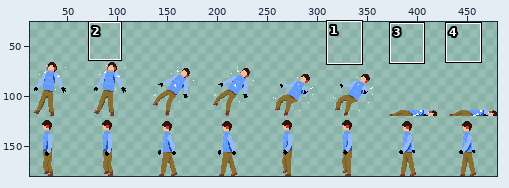
Two versions of one sprite sheet, FinalProject/snowwar/enemy_image.png. The first picture is a wide view before the edit; the outline marks the close-up.
Close-up. As it was:
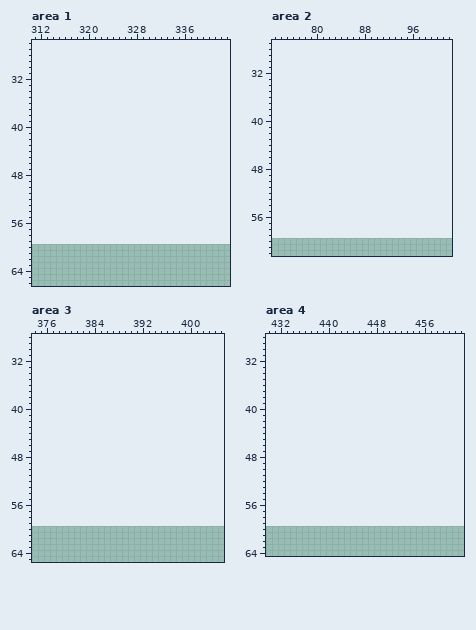
The file is 480x120 pixels. Shown: area 1: x 311..343, y 26..66; area 2: x 73..102, y 27..62; area 3: x 374..405, y 28..65; area 4: x 430..462, y 28..64. The old version is drawn lined up with the new one, on the new canvas. The wide view leaves out empty margins. The commit also changed other parts of the picture, which this record leaves out.
And afterwards:
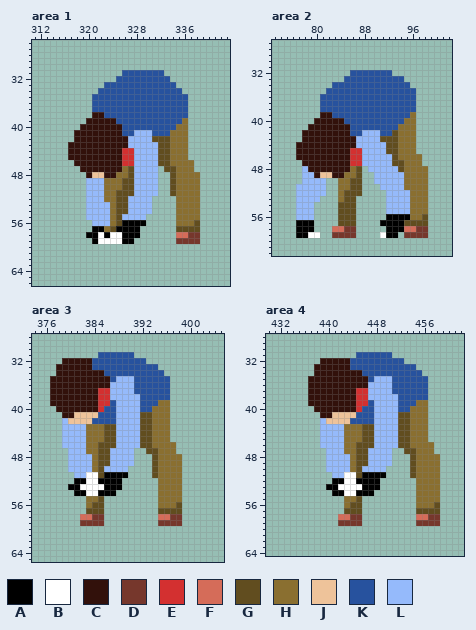
Palette (. is transparent): A #000000  B #ffffff  C #32110b  D #76372c  E #d33030  F #d56c59  G #614d1f  H #8a6f30  J #eec39a  K #27529e  L #95bafb
The edit:
canvas 480x120 -> 480x180, the old top-left corner now at 0,60
Area 1:
y 31: x 326..332 ....... -> KKKKKKK
y 32: x 325..333 ......... -> KKKKKKKKK
y 33: x 323..334 ............ -> KKKKKKKKKKKK
y 34: x 322..335 .............. -> KKKKKKKKKKKKKK
y 35..37: x 321..336 ................ -> KKKKKKKKKKKKKKKK
y 38: x 321..336 ................ -> CCKKKKKKKKKKKKKK
y 39: x 320..336 ................. -> CCCCCKKKKKKKKKKKH
y 40: x 319..336 .................. -> CCCCCCCKKKKKKKKKHH
y 41: x 318..336 ................... -> CCCCCCCCKKLLLKKKHHH
y 42: x 318..336 ................... -> CCCCCCCCCLLLLGGGHHH
y 43: x 317..336 .................... -> CCCCCCCCCCLLLLLGGHHH
y 44..45: x 317..336 .................... -> CCCCCCCCCEELLLLGGHHH
y 46: x 318..337 .................... -> CCCCCCCCEELLLLGGHHHH
y 47: x 319..331 ............. -> CCCCCCCHGLLLL; x 333..337 ..... -> GGHHH
y 48: x 320..331 ............ -> CJJCCHHGLLLL; x 334..338 ..... -> GHHHH
y 49..50: x 320..331 ............ -> LLLHHHGGLLLL; x 334..338 ..... -> GHHHH
y 51: x 320..331 ............ -> LLLHHGGGLLLL; x 334..338 ..... -> GHHHH
y 52: x 320..330 ........... -> LLLHHGGLLLL; x 335..338 .... -> HHHH
y 53..54: x 320..330 ........... -> LLLLHGGLLLL; x 335..338 .... -> HHHH
y 55: x 320..329 .......... -> LLLLHGLLLL; x 335..338 .... -> HHHH
y 56: x 321..329 ......... -> LLLHGAAAA; x 335..338 .... -> HHHG
y 57: x 321..328 ........ -> AAHGAAAA; x 335..338 .... -> GGGG
y 58: x 320..328 ......... -> AABABBAAA; x 335..338 .... -> FFDD
y 59: x 321..327 ....... -> ABBBBAA; x 335..338 .... -> DDDD
Area 2:
y 32: x 86..92 ....... -> KKKKKKK
y 33: x 85..94 .......... -> KKKKKKKKKK
y 34: x 83..95 ............. -> KKKKKKKKKKKKK
y 35: x 82..96 ............... -> KKKKKKKKKKKKKKK
y 36..38: x 81..96 ................ -> KKKKKKKKKKKKKKKK
y 39: x 81..96 ................ -> CCKKKKKKKKKKKKKH
y 40: x 80..96 ................. -> CCCCCKKKKKKKKKKHH
y 41: x 79..96 .................. -> CCCCCCCKKKKKKKKHHH
y 42: x 78..96 ................... -> CCCCCCCCKKLLLKKGHHH
y 43: x 78..96 ................... -> CCCCCCCCCLLLLGGGHHH
y 44: x 77..96 .................... -> CCCCCCCCCCLLLLLGGHHH
y 45: x 77..96 .................... -> CCCCCCCCCEELLLLGGHHH
y 46: x 77..97 ..................... -> CCCCCCCCCEELLLLLGHHHH
y 47: x 78..97 .................... -> CCCCCCCCEELLLLLGGHHH
y 48: x 78..87 .......... -> LCCCCCCCHG; x 89..98 .......... -> LLLLLGHHHH
y 49: x 78..87 .......... -> LLCJJCCHHG; x 90..98 ......... -> LLLLLHHHH
y 50: x 78..81 .... -> LLLL; x 84..87 .... -> HHGG; x 90..98 ......... -> LLLLLHHHH
y 51: x 77..81 ..... -> LLLLL; x 84..87 .... -> HHGG; x 91..98 ........ -> LLLLHHHH
y 52: x 77..81 ..... -> LLLLL; x 84..87 .... -> HGGG; x 92..98 ....... -> LLLLHHH
y 53: x 77..80 .... -> LLLL; x 84..86 ... -> HGG; x 92..98 ....... -> LLLLHHH
y 54..55: x 77..79 ... -> LLL; x 84..86 ... -> GGG; x 92..98 ....... -> LLLLHHH
y 56: x 77..79 ... -> LLL; x 84..86 ... -> GGG; x 92..98 ....... -> AAAAHHG
y 57: x 77..79 ... -> AAA; x 84..86 ... -> GGG; x 91..98 ........ -> AAAAGGGG
y 58: x 77..79 ... -> AAA; x 83..86 .... -> FFDD; x 92..98 ....... -> AAAFFDD
y 59: x 77..80 .... -> AABB; x 83..86 .... -> DDDD; x 91..93 ... -> BAA; x 95..98 .... -> DDDD
Area 3:
y 31: x 385..390 ...... -> KKKKKK
y 32: x 379..392 .............. -> CCCCCKKKKKKKKK
y 33: x 378..394 ................. -> CCCCCCKKKKKKKKKKK
y 34: x 378..395 .................. -> CCCCCCCCKKKKKKKKKK
y 35: x 377..396 .................... -> CCCCCCCCCCKLLLKKKKKK
y 36: x 377..396 .................... -> CCCCCCCCCCLLLLKKKKKK
y 37: x 377..396 .................... -> CCCCCCCCEELLLLKKKKKK
y 38: x 377..396 .................... -> CCCCCCCCEELLLLLKKKKK
y 39: x 377..396 .................... -> CCCCCCCCEEKLLLLKKKHH
y 40: x 378..396 ................... -> CCCCCCCEKKLLLLKKHHH
y 41: x 379..396 .................. -> CCJJJJKKKLLLLGGHHH
y 42: x 379..396 .................. -> LJJJJKKKKLLLLGGHHH
y 43..45: x 379..396 .................. -> LLLLHHHGGLLLLGGHHH
y 46: x 379..397 ................... -> LLLLHHGGGLLLLGGHHHH
y 47: x 380..390 ........... -> LLLHHGGLLLL; x 393..397 ..... -> GGHHH
y 48..49: x 380..390 ........... -> LLLLHGGLLLL; x 394..398 ..... -> GHHHH
y 50: x 380..389 .......... -> LLLLHGLLLL; x 394..398 ..... -> GHHHH
y 51: x 381..389 ......... -> LLBBGAAAA; x 394..398 ..... -> GHHHH
y 52: x 381..388 ........ -> AABBAAAA; x 395..398 .... -> HHHH
y 53: x 380..388 ......... -> AABBBBAAA; x 395..398 .... -> HHHH
y 54: x 381..387 ....... -> AABBAAA; x 395..398 .... -> HHHH
y 55: x 383..385 ... -> HHG; x 395..398 .... -> HHHH
y 56: x 383..385 ... -> HGG; x 395..398 .... -> HHHG
y 57: x 383..385 ... -> GGG; x 395..398 .... -> GGGG
y 58: x 382..385 .... -> FFDD; x 395..398 .... -> FFDD
y 59: x 382..385 .... -> DDDD; x 395..398 .... -> DDDD
Area 4:
y 31: x 445..450 ...... -> KKKKKK
y 32: x 439..452 .............. -> CCCCCKKKKKKKKK
y 33: x 438..454 ................. -> CCCCCCKKKKKKKKKKK
y 34: x 438..455 .................. -> CCCCCCCCKKKKKKKKKK
y 35: x 437..456 .................... -> CCCCCCCCCCKLLLKKKKKK
y 36: x 437..456 .................... -> CCCCCCCCCCLLLLKKKKKK
y 37: x 437..456 .................... -> CCCCCCCCEELLLLKKKKKK
y 38: x 437..456 .................... -> CCCCCCCCEELLLLLKKKKK
y 39: x 437..456 .................... -> CCCCCCCCEEKLLLLKKKHH
y 40: x 438..456 ................... -> CCCCCCCEKKLLLLKKHHH
y 41: x 439..456 .................. -> CCJJJJKKKLLLLGGHHH
y 42: x 439..456 .................. -> LJJJJKKKKLLLLGGHHH
y 43..45: x 439..456 .................. -> LLLLHHHGGLLLLGGHHH
y 46: x 439..457 ................... -> LLLLHHGGGLLLLGGHHHH
y 47: x 440..450 ........... -> LLLHHGGLLLL; x 453..457 ..... -> GGHHH
y 48..49: x 440..450 ........... -> LLLLHGGLLLL; x 454..458 ..... -> GHHHH
y 50: x 440..449 .......... -> LLLLHGLLLL; x 454..458 ..... -> GHHHH
y 51: x 441..449 ......... -> LLBBGAAAA; x 454..458 ..... -> GHHHH
y 52: x 441..448 ........ -> AABBAAAA; x 455..458 .... -> HHHH
y 53: x 440..448 ......... -> AABBBBAAA; x 455..458 .... -> HHHH
y 54: x 441..447 ....... -> AABBAAA; x 455..458 .... -> HHHH
y 55: x 443..445 ... -> HHG; x 455..458 .... -> HHHH
y 56: x 443..445 ... -> HGG; x 455..458 .... -> HHHG
y 57: x 443..445 ... -> GGG; x 455..458 .... -> GGGG
y 58: x 442..445 .... -> FFDD; x 455..458 .... -> FFDD
y 59: x 442..445 .... -> DDDD; x 455..458 .... -> DDDD
Where, in picture pixels (left, top, right, bottom), the same in both close-ups:
added: (68, 70, 200, 244)
added: (296, 70, 428, 238)
added: (50, 352, 182, 526)
added: (308, 352, 440, 526)
